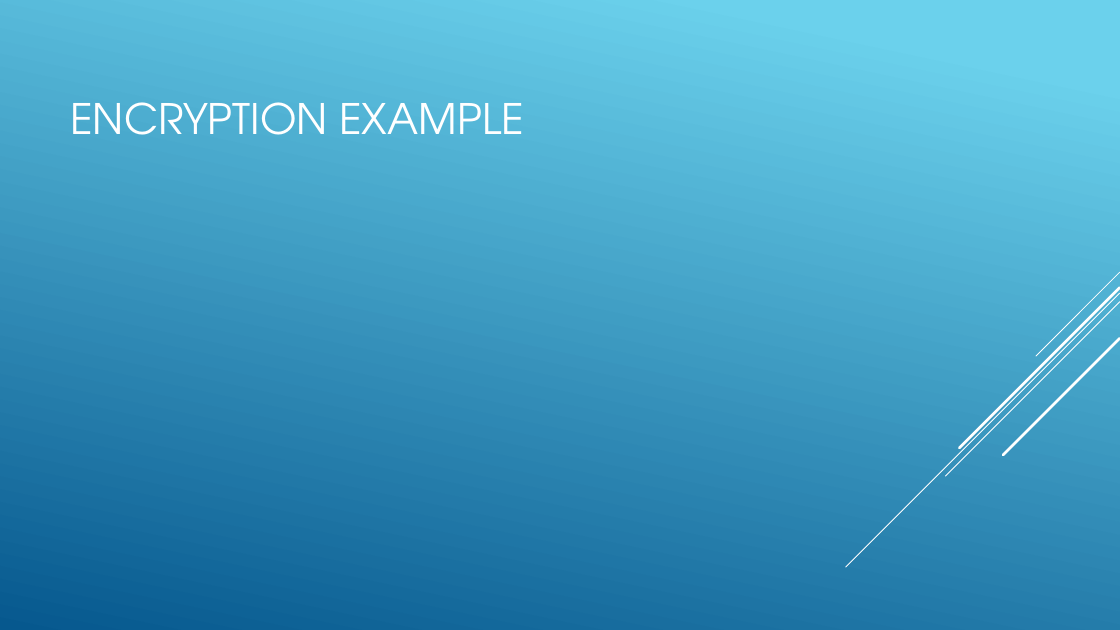
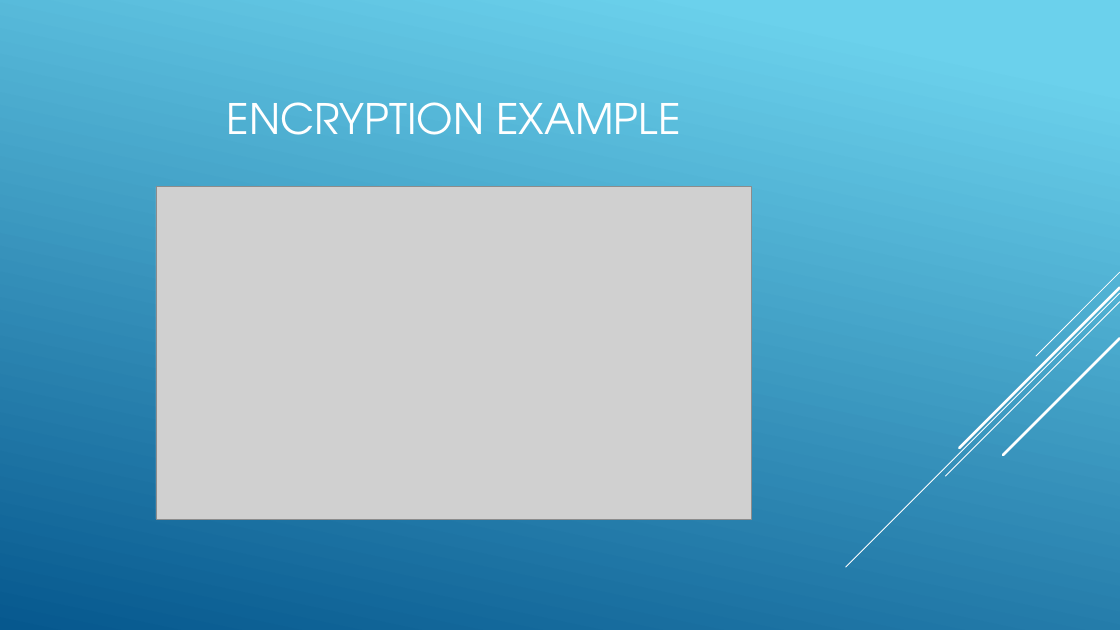
Before and after one commit to TheJonBovi/Hill-Cipher, a slide deck: slide 8 of CST407FinalPP.pptx. Drawn at 1120x630 pixels with LibreOffice and Linux fonts; fonts in the diff are those of the drawing; grey boxes stand for pictures. Boxes give left, top, right and bottom in pixels: in the first picture for what was removed or moved away, otherwise in the second. Text is boxed around its words. In the diff, an @@ line names an element or a change of style, - is before the commit and + after.

```diff
--- a/CST407FinalPP.pptx
+++ b/CST407FinalPP.pptx
@@ title "ENCRYPTION EXAMPLE" at bbox=[227, 102, 681, 135]: alignment left to centre @@
@@ picture added at bbox=[156, 187, 752, 519] @@
```
Also in this commit, not shown: 6 other slides changed, 3 slides added.
